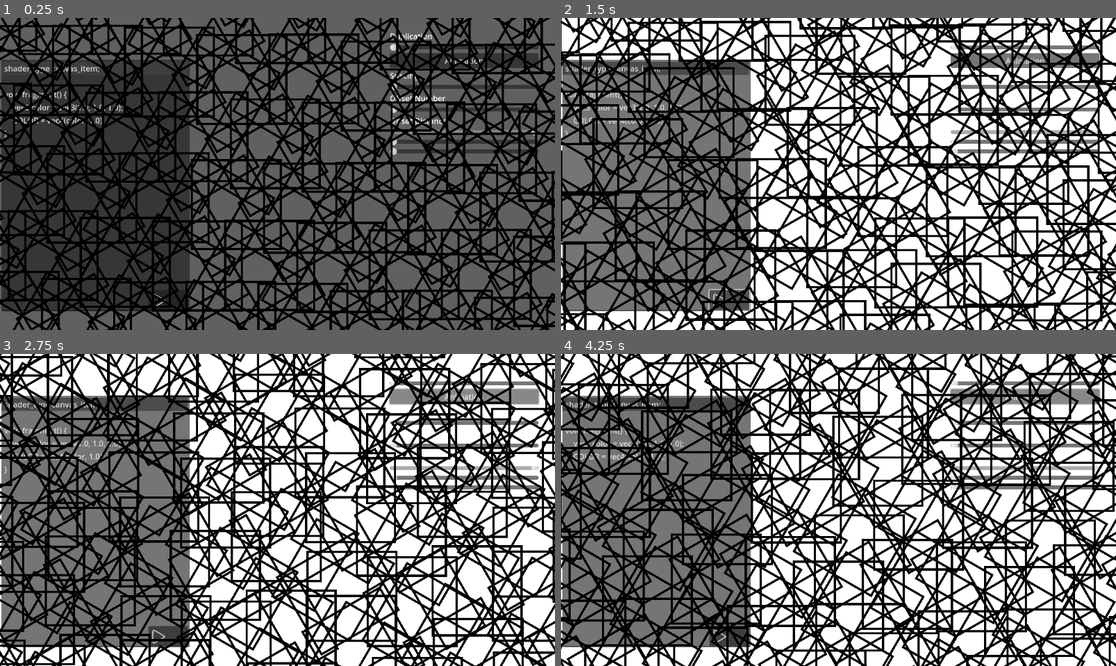
Above: before the commit, frames 1-4 (two rows, left to right).
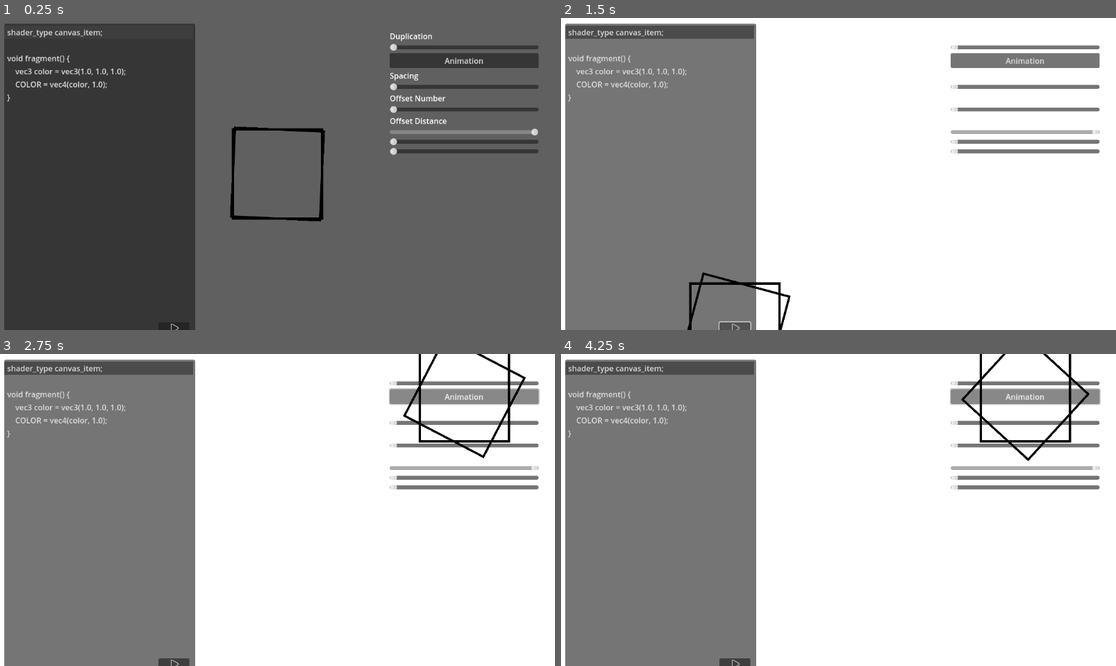
Above: after the commit, the same moments.

Repository: Juju-brz/GDVJ
Game: Godot game, scene res://01_Superpositions_géométriques.tscn
The game is run twice, just before and just after one commit, with the same random seed, the same clock (stepped at 60 frames per second) and the same inputs.
Inputs (mouse positions are in pixels of both pictures, inside the frame that each line leads up to; where the layout moved, square brackets give the same spot in the first picture):
- Up to frame 1 (0.25 s): no input
- Up to frame 2 (1.5 s): click "Animation" at 0.5 s; click (733, 326) [727, 298] at 1.25 s
- Up to frame 3 (2.75 s): click "Animation" at 2 s
- Up to frame 4 (4.25 s): click (733, 662) [727, 634] at 2.75 s; click "Animation" at 3.5 s

The runs differ from the first frame. In frame 1, 48% of the frame differs, in the area x 0-100%, y 0-100%; in frame 2, 51%; in frame 3, 52%; in frame 4, 52%.

Commit message:
First Step toward the orientation on the Square

Diff:
--- a/01_Superpositions_Géometriques_MainScript.gd
+++ b/01_Superpositions_Géometriques_MainScript.gd
@@ -1,151 +1,126 @@
 extends Node2D
 
 #### VARIABLES ####
-@export var RADIUS: float = 30.0	# Radius of each circle
-@export var SPACING: float = 50.0	# Angular spacing between sprites
-@export var NB_DUPLICATES: int = 6	# Number of sprites per circle
-# New variables for Grid Control:
-@export var GRID_WIDTH: int = 5         # Number of groups horizontally
-@export var GRID_HEIGHT: int = 4        # Number of groups vertically
-@export var GRID_SPACING_MULT: float = 5.0 # Multiplier for distance between grid centers
-# Removed NB_GROUPS and GROUP_OFFSET_MULT as they are replaced by the grid variables
+# Rotation variables
+var overall_rotation: float = 0.0
+@export var ROTATION_SPEED: float = deg_to_rad(10.0) # Very slow rotation
 
-@export var Angle_rotation:float = 15.0
+# This array will hold the generated angles: 45, 67.5, 112.5, 135, 180...
+var stamp_angles: Array[float] = []
 
-### ROTATION VARIABLES ###
-var group_data: Array = []
-var base_rotation_speed: float = 0.5
-var overall_rotation: float = 0.0
-var overall_rotation_speed: float = deg_to_rad(10.0)
+# Gradient Variables
+@export var GRADIENT_SPEED: float = 0.1
+@export var GRADIENT_ANGLE_SPEED: float = 5.0
+var current_color_time: float = 0.0
+var current_gradient_angle: float = 0.0
 
-### CONTROLS ###
-@onready var control = $Control
-var hide: bool = false
-
-@onready var slider = $Control/VBoxContainer/HSlider
-@onready var slider_spacing = $Control/VBoxContainer/HSlider_spacing
-# Assuming you will now use sliders to control GRID_WIDTH/HEIGHT instead of NB_GROUPS/GROUP_OFFSET
-@onready var slider_grid_width = $Control/VBoxContainer/HSlider_grid_width # You'll need to update your scene
-@onready var slider_grid_height = $Control/VBoxContainer/HSlider_grid_height # You'll need to update your scene
+const COLOR_PALETTE: Array[Color] = [
+	Color("000033"), # Dark Blue
+	Color("330033"), # Dark Magenta
+	Color("003333"), # Dark Cyan
+	Color("000000")  # Black
+]
 
 var duplicated_spriteslist: Array = []
 
-#### FUNCTION ####
+#### CORE FUNCTIONS ####
+
+func _ready() -> void:
+	$Square.hide()
+
+	# --- GENERATE THE PATTERN AUTOMATICALLY ---
+	# We start at 45 degrees
+	var current_angle = 45.0
+
+	# We want to toggle between adding 22.5 and 45.0
+	# Pattern: 45 -> (+22.5) -> 67.5 -> (+45) -> 112.5 -> (+22.5) -> 135 ...
+	var add_small_step = true
+
+	# Generate angles for a long time (e.g., up to 3600 degrees / 10 laps)
+	while current_angle < 3600.0:
+		stamp_angles.append(deg_to_rad(current_angle))
+
+		if add_small_step:
+			current_angle += 22.5
+		else:
+			current_angle += 45.0
+
+		# Flip the toggle for the next step
+		add_small_step = not add_small_step
+
+	draw_board()
+	queue_redraw()
+
+func _draw():
+	# --- Draw Rotating Gradient Background (UNCHANGED) ---
+	var viewport_size = get_viewport_rect().size
+	var center = viewport_size / 2.0
+
+	# Color Cycling
+	var palette_size = COLOR_PALETTE.size()
+	var cycle_index = int(current_color_time) % palette_size
+	var next_cycle_index = (cycle_index + 1) % palette_size
+	var lerp_factor = current_color_time - float(int(current_color_time))
+	var current_color = COLOR_PALETTE[cycle_index].lerp(COLOR_PALETTE[next_cycle_index], lerp_factor)
+
+	# Gradient Orientation
+	var angle_rad = deg_to_rad(current_gradient_angle)
+	var line_length = viewport_size.length()
+	var gradient_start_pos = center + Vector2.RIGHT.rotated(angle_rad) * line_length
+	var gradient_end_pos = center + Vector2.LEFT.rotated(angle_rad) * line_length
+
+	# Draw Background
+	draw_rect(Rect2(Vector2.ZERO, viewport_size), Color.BLACK, true)
+	draw_line(gradient_start_pos, gradient_end_pos, current_color, line_length * 2.0, true)
+
 func clear_board():
 	for sprite in duplicated_spriteslist:
 		sprite.queue_free()
 	duplicated_spriteslist.clear()
 
-# --- MODIFIED: Uses GRID_WIDTH/HEIGHT for brick pattern ---
-func setup_group_data():
-	group_data.clear()
-
-	# Compute offsets for groups (center points of each brick/cell)
-	var group_offsets: Array = []
-	var cell_width = RADIUS * GRID_SPACING_MULT
-	var cell_height = RADIUS * GRID_SPACING_MULT * sqrt(3.0) / 2.0
-
-	var row_offset_x_final = 0.0 # **<-- FIX 1: Declare outside the main loop**
-
-	for row in range(GRID_HEIGHT):
-		# Determine the horizontal offset for the staggered effect
-		var row_offset_x = 0.0
-		if row % 2 != 0: # Every second row is offset (the "stagger")
-			row_offset_x = cell_width / 2.0
-
-		# **<-- FIX 2: Store the offset of the last row for centering**
-		if row == GRID_HEIGHT - 1:
-			row_offset_x_final = row_offset_x
-
-		for col in range(GRID_WIDTH):
-			var x = col * cell_width + row_offset_x
-			var y = row * cell_height
-
-			group_offsets.append(Vector2(x, y))
-
-	# Center the entire grid
-	# Use the value stored from the last row (or calculated before)
-	var total_width = (GRID_WIDTH - 1) * cell_width + row_offset_x_final
-	var total_height = (GRID_HEIGHT - 1) * cell_height
-	var center_offset = Vector2(total_width / 2.0, total_height / 2.0)
-
-	# Assign unique rotation speed and center the group offsets
-	var rotation_speeds = [
-		base_rotation_speed * 1.0,
-		base_rotation_speed * 1.2,
-		-base_rotation_speed * 0.8,
-		-base_rotation_speed * 1.5,
-		base_rotation_speed * 0.9,
-		-base_rotation_speed * 1.1,
-	]
-
-	for i in range(group_offsets.size()):
-		var speed = rotation_speeds[i % rotation_speeds.size()]
-		group_data.append({
-			"offset": group_offsets[i] - center_offset, # Apply centering here
-			"rotation_speed": speed,
-			"current_rotation": 0.0
-		})
-
+# --- EXACT SAME LOGIC, BUT USING THE LIST ---
 func draw_board():
 	var center = get_local_mouse_position()
 	var original_sprite = $Square
+
 	if not original_sprite:
-		print("No Sprite2D found")
 		return
 
-	# Redraw based on group_data
-	for group in group_data:
-		var group_offset = group.offset
-		var current_group_rotation = group.current_rotation
+	# Helper to create a sprite quickly
+	var create_sprite = func(rot_angle_rad: float):
+		var s = original_sprite.duplicate()
+		add_child(s)
+		s.position = center
+		s.rotation = rot_angle_rad
+		s.show()
+		duplicated_spriteslist.append(s)
 
-		# 1. Apply the overall board rotation to the group's offset
-		var rotated_group_offset = group_offset.rotated(overall_rotation)
+	# 1. SQUARE A (Static Base at 0)
+	create_sprite.call(0.0)
 
-		for i in range(NB_DUPLICATES):
-			var angle = deg_to_rad(i * SPACING)
+	# 2. CHECK ALL STAMPS
+	# This replaces the manual "if current_deg > ANGLE_C" lines
+	# It loops through the generated list and draws every stamp passed so far.
+	for target_angle in stamp_angles:
+		if overall_rotation >= target_angle:
+			create_sprite.call(target_angle)
+		else:
+			# Optimization: Since the list is sorted, if we haven't reached this one,
+			# we haven't reached the rest either.
+			break
 
-			# 2. Calculate the sprite's position relative to its group center (local rotation)
-			var radius_vector = Vector2(cos(angle), sin(angle)) * RADIUS
-			var rotated_radius_vector = radius_vector.rotated(current_group_rotation)
-
-			var duplicated_sprite = original_sprite.duplicate()
-			add_child(duplicated_sprite)
-
-			# 3. Final Position Calculation: Main Center + Rotated Group Offset + Rotated Radius Vector
-			duplicated_sprite.position = center + rotated_group_offset + rotated_radius_vector
-
-			duplicated_sprite.rotation = angle
-			duplicated_sprite.show()
-			duplicated_spriteslist.append(duplicated_sprite)
-
-func _ready() -> void:
-	NB_DUPLICATES = clamp(NB_DUPLICATES, 0, 100)
-	$Square.hide()
-	setup_group_data()
+	# 3. SQUARE B (The Active Rotator)
+	create_sprite.call(overall_rotation)
 
 func _process(delta: float) -> void:
+	# Update Rotation
+	overall_rotation += ROTATION_SPEED * delta
 
-	# --- Update Overall Board Rotation ---
-	overall_rotation += overall_rotation_speed * delta
+	# Update Gradient
+	current_color_time += GRADIENT_SPEED * delta
+	current_gradient_angle += GRADIENT_ANGLE_SPEED * delta
+	queue_redraw()
 
-	# Check if group structure has changed
-	var new_grid_width = int(slider_grid_width.value)
-	var new_grid_height = int(slider_grid_height.value)
-
-	if new_grid_width != GRID_WIDTH or new_grid_height != GRID_HEIGHT:
-		GRID_WIDTH = new_grid_width
-		GRID_HEIGHT = new_grid_height
-		setup_group_data() # Re-setup the groups if their number changes
-
-	# Update other sliders
-	NB_DUPLICATES = int(slider.value)
-	SPACING = slider_spacing.value
-
-	# Update Rotation of each individual group
-	for group in group_data:
-		group.current_rotation += group.rotation_speed * delta
-
-	# Redraw
+	# Redraw Sprites
 	clear_board()
 	draw_board()
--- a/01_Superpositions_géométriques.tscn
+++ b/01_Superpositions_géométriques.tscn
@@ -18,8 +18,10 @@
 
 [node name="ColorRect" type="ColorRect" parent="."]
 material = SubResource("ShaderMaterial_f05lg")
-offset_right = 1164.0
-offset_bottom = 674.0
+offset_left = -1.0
+offset_top = -2.0
+offset_right = 1163.0
+offset_bottom = 672.0
 color = Color(0.3770668, 0.3770668, 0.3770668, 1)
 
 [node name="Square" type="Sprite2D" parent="."]
@@ -96,10 +98,10 @@
 
 [node name="CodeEdit" type="CodeEdit" parent="Control"]
 layout_mode = 0
-offset_left = 3.0
-offset_top = 87.0
-offset_right = 394.0
-offset_bottom = 609.0
+offset_left = 9.0
+offset_top = 12.0
+offset_right = 405.0
+offset_bottom = 664.0
 text = "shader_type canvas_item;
 
 void fragment() {
@@ -113,14 +115,14 @@
 
 [node name="Button" type="Button" parent="Control/CodeEdit"]
 layout_mode = 0
-offset_left = 305.0
-offset_top = 478.0
-offset_right = 388.0
-offset_bottom = 520.0
+offset_left = 320.0
+offset_top = 620.0
+offset_right = 384.0
+offset_bottom = 644.0
 
 [node name="Play" type="Sprite2D" parent="Control/CodeEdit/Button"]
-position = Vector2(21.5, 22.135)
-scale = Vector2(0.15, 0.15)
+position = Vector2(34, 12.000027)
+scale = Vector2(0.09466306, 0.095990025)
 texture = ExtResource("5_4e16f")
 
 [connection signal="pressed" from="Control/CodeEdit/Button" to="Control/CodeEdit" method="_on_button_pressed"]
Not shown, changed: export_presets.cfg
